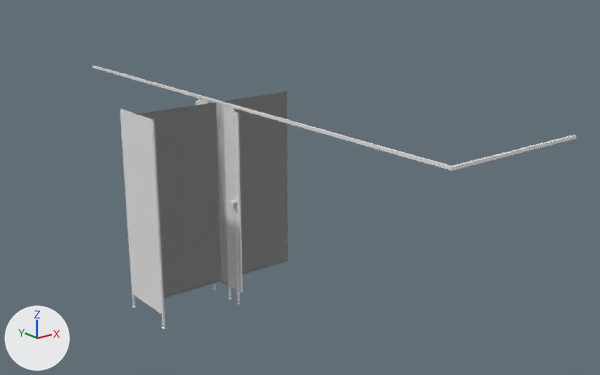
Two versions of the FBX model Assets/Asset Afta/3D/Enviroment/Sekolah/ExportPropsFBX/BilikKamarMandi.fbx, one commit apart.
Both versions are drawn from a 50 mm lens placed at (-4.81, -7.46, 4.05), pointed at (1.32, 0.21, 0.98). Arrows for +X, +Y and +Z are at lower left; the lights stay in place. The older version comes first.

In view in the first picture: 'PintuKamarMandi', 'WallWC1', 'WallWC2', 'WallWC3', 'WallWC4', 'WallWC5'.
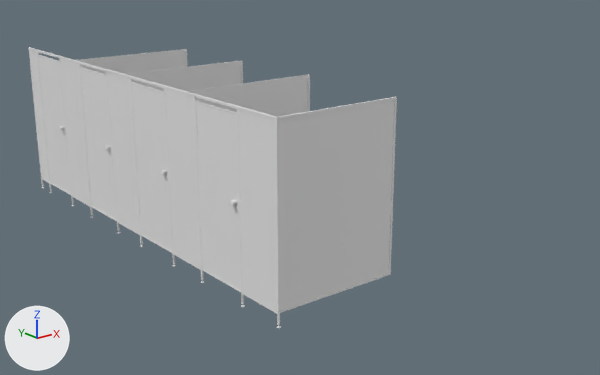
The newer file is also turned or shifted as a whole; pictures and numbers use the older file's frame.

Changed parts and their boxes (x1, y1, x2, y2) in the pictures (600 x 375 px):
'WallKamarMandi2', added
    after: (278, 100, 397, 313)
'WallWC2', deleted
    before: (138, 92, 288, 298)
'WallKamarMandi1.004', added
    after: (237, 109, 281, 328)
'WallWC1', deleted
    before: (120, 109, 166, 329)
'WallKamarMandi1.003', added
    after: (164, 88, 204, 283)
'DoorBilikKamarMandi.002', added
    after: (132, 82, 172, 253)
'WallKamarMandi1.002', added
    after: (107, 72, 143, 247)
'DoorBilikKamarMandi.001', added
    after: (80, 67, 117, 221)
'WallKamarMandi2.003', added
    after: (187, 74, 310, 117)
'WallKamarMandi1.001', added
    after: (59, 58, 94, 218)
'DoorBilikKamarMandi', added
    after: (38, 55, 71, 195)
'WallKamarMandi2.002', added
    after: (127, 60, 243, 91)
'WallWC4', deleted
    before: (92, 65, 576, 171)
'WallWC3', deleted
    before: (199, 98, 240, 305)
'WallKamarMandi2.001', added
    after: (77, 49, 188, 74)
'WallWC5', deleted
    before: (207, 101, 232, 300)
'KamarMandi_Bilik.011', added
    after: (28, 47, 397, 120)
'WallKamarMandi1', added
    after: (29, 50, 52, 193)
'PintuKamarMandi', unchanged, uncovered by the edit
    before: (195, 101, 243, 293)
    after: (195, 101, 241, 292)

The change, as a diff of the scene's bpy script:
```diff
--- a/Assets/Asset Afta/3D/Enviroment/Sekolah/ExportPropsFBX/BilikKamarMandi.fbx.py
+++ b/Assets/Asset Afta/3D/Enviroment/Sekolah/ExportPropsFBX/BilikKamarMandi.fbx.py
@@ ob_wallwc5 @@
-ob_wallwc5 = bpy.data.objects.new('WallWC5', me_plane_051)
@@ ob_wallwc3 @@
-ob_wallwc3 = bpy.data.objects.new('WallWC3', me_plane_045)
@@ ob_wallwc4 @@
-ob_wallwc4 = bpy.data.objects.new('WallWC4', me_plane_048)
@@ ob_wallwc1 @@
-ob_wallwc1 = bpy.data.objects.new('WallWC1', me_plane_049)
@@ ob_wallwc2 @@
-ob_wallwc2 = bpy.data.objects.new('WallWC2', me_plane_044)
@@ ob_wallkamarmandi1_003 @@
+ob_wallkamarmandi1_003 = bpy.data.objects.new('WallKamarMandi1.003', me_plane_015)  # 182 vertices, 160 faces; spans x -0.02..0.02, y -0.35..0.35, z -1.13..1.13
+ob_wallkamarmandi1_003.location = (0.0, 0.751, 1.125)
@@ ob_wallkamarmandi1_001 @@
+ob_wallkamarmandi1_001 = bpy.data.objects.new('WallKamarMandi1.001', me_plane_015.copy())
+ob_wallkamarmandi1_001.location = (0.0, 3.754, 1.125)
@@ ob_wallkamarmandi1_002 @@
+ob_wallkamarmandi1_002 = bpy.data.objects.new('WallKamarMandi1.002', me_plane_015.copy())
+ob_wallkamarmandi1_002.location = (0.0, 2.253, 1.125)
@@ ob_doorbilikkamarmandi_002 @@
+ob_doorbilikkamarmandi_002 = bpy.data.objects.new('DoorBilikKamarMandi.002', me_plane_038)  # 356 vertices, 314 faces; spans x -0.06..0.03, y -0.82..0.0, z -1.02..1.02
+ob_doorbilikkamarmandi_002.location = (0.0, 1.913, 1.185)
@@ ob_wallkamarmandi2_003 @@
+ob_wallkamarmandi2_003 = bpy.data.objects.new('WallKamarMandi2.003', me_plane_031)  # 20 vertices, 20 faces; spans x -0.95..0.95, y -0.01..0.01, z -1.04..1.04
+ob_wallkamarmandi2_003.location = (0.955, 0.752, 1.212)
@@ ob_wallkamarmandi1_004 @@
+ob_wallkamarmandi1_004 = bpy.data.objects.new('WallKamarMandi1.004', me_plane_015.copy())
+ob_wallkamarmandi1_004.location = (0.0, -0.751, 1.125)
@@ ob_wallkamarmandi1 @@
+ob_wallkamarmandi1 = bpy.data.objects.new('WallKamarMandi1', me_plane_011)  # 182 vertices, 160 faces; spans x -0.02..0.02, y -0.18..0.18, z -1.13..1.13
+ob_wallkamarmandi1.location = (0.0, 5.082, 1.125)
@@ ob_wallkamarmandi2_001 @@
+ob_wallkamarmandi2_001 = bpy.data.objects.new('WallKamarMandi2.001', me_plane_031.copy())
+ob_wallkamarmandi2_001.location = (0.955, 3.755, 1.212)
@@ ob_wallkamarmandi2_002 @@
+ob_wallkamarmandi2_002 = bpy.data.objects.new('WallKamarMandi2.002', me_plane_031.copy())
+ob_wallkamarmandi2_002.location = (0.955, 2.253, 1.212)
@@ ob_doorbilikkamarmandi @@
+ob_doorbilikkamarmandi = bpy.data.objects.new('DoorBilikKamarMandi', me_plane_038.copy())
+ob_doorbilikkamarmandi.location = (0.0, 4.916, 1.185)
@@ ob_doorbilikkamarmandi_001 @@
+ob_doorbilikkamarmandi_001 = bpy.data.objects.new('DoorBilikKamarMandi.001', me_plane_038.copy())
+ob_doorbilikkamarmandi_001.location = (0.0, 3.414, 1.185)
@@ ob_kamarmandi_bilik_011 @@
+ob_kamarmandi_bilik_011 = bpy.data.objects.new('KamarMandi_Bilik.011', me_plane_042)  # 16 vertices, 14 faces; spans x -0.83..0.83, y -3.17..3.17, z -0.01..0.01
+ob_kamarmandi_bilik_011.location = (0.811, 2.081, 2.262)
@@ ob_wallkamarmandi2 @@
+ob_wallkamarmandi2 = bpy.data.objects.new('WallKamarMandi2', me_plane_008)  # 20 vertices, 20 faces; spans x -0.82..0.82, y -0.01..0.01, z -1.04..1.04
+ob_wallkamarmandi2.location = (0.821, -1.08, 1.212)
```
